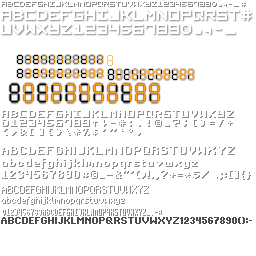
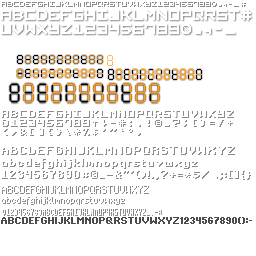
Layered file, before and after one edit (256 x 256). Changes by layer:
painted on "Layer 4 copy" over [17, 69, 201, 78]
painted on "led big Dark" over [196, 69, 202, 80]
painted on "led dark copy 6" over [17, 69, 23, 78]
